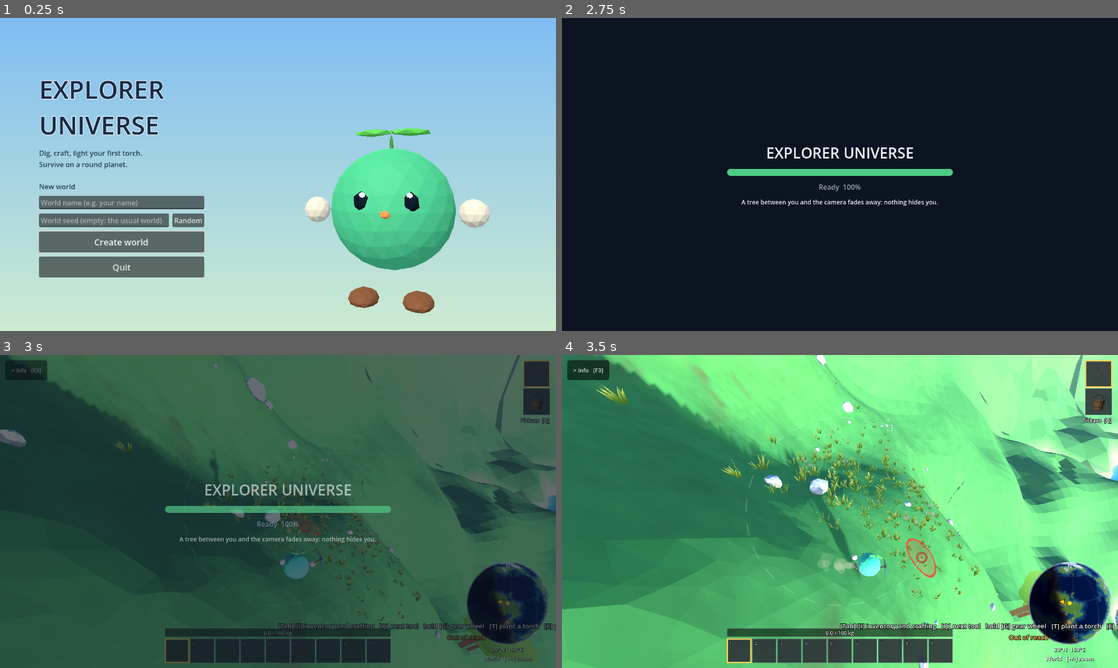
Above: before the commit, frames 1-4 (two rows, left to right).
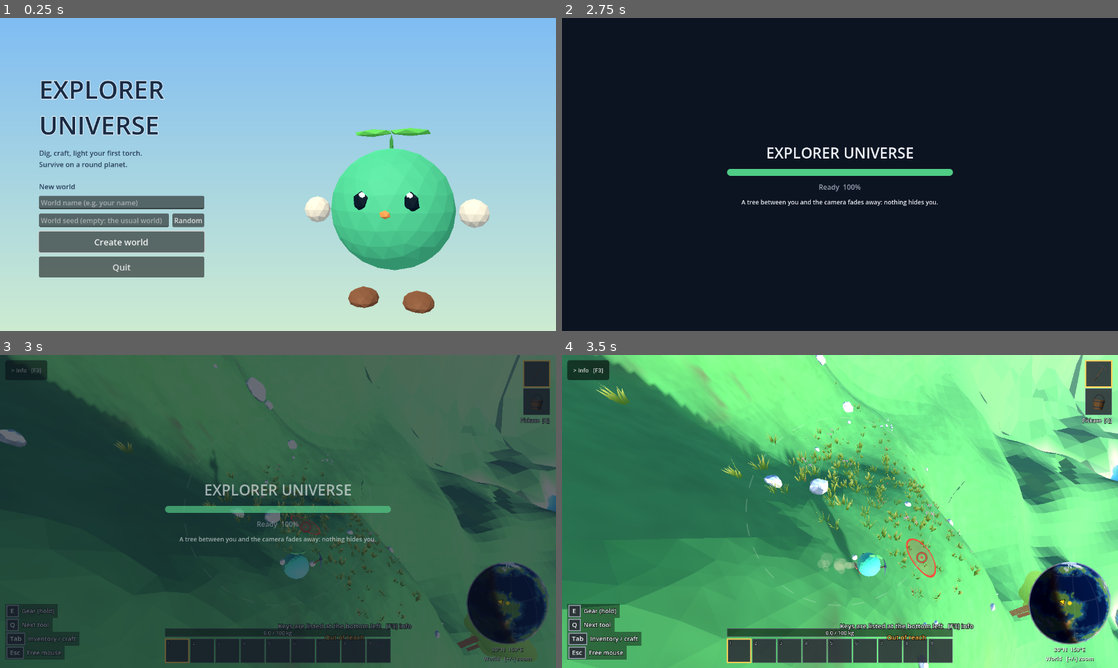
Above: after the commit, the same moments.

Repository: lambou/explorer-first-planet
Game: Godot game, scene res://src/boot/boot.tscn
Two runs of this game, one before a commit and one after it. Both use one fixed random seed, a clock stepped at 60 frames per second and the inputs below.
Inputs (mouse positions are in pixels of both pictures, inside the frame that each line leads up to):
- Up to frame 1 (0.25 s): no input
- Up to frame 2 (2.75 s): click (684, 202) at 0.52 s; type "Alex" at 0.6 s; click (667, 221) at 0.75 s; type "12" at 0.83 s; click "Random" at 1.25 s; tap Enter at 2 s; move the mouse to (962, 158) at 2.02 s; hold D from 2.03 s (still down); tap C at 2.1 s; click (962, 158) at 2.17 s; tap Space at 2.27, 2.57 s; tap E at 2.3 s
- Up to frame 3 (3 s): release D at 2.75 s; tap Space at 2.75 s; drag from (166, 527) to (250, 574) at 2.77 s
- Up to frame 4 (3.5 s): no input

Frames 1-2 are identical in both runs. In frame 3, 2.4% of the frame differs, in the area x 1-100%, y 79-98%; in frame 4, 2.8%, in the area x 0-100%, y 79-98%.

Commit message:
Gear wheel on E, collect with C inside a perimeter, on-screen key hints and collect ring; cave spawn moves to F4
Co-Authored-By: Claude Sonnet 5.5 <noreply@anthropic.com>

Diff:
--- a/src/main.gd
+++ b/src/main.gd
@@ -4,6 +4,7 @@
 const R := WorldConfig.PLANET_RADIUS
 const DAY_LENGTH := 480.0   # seconds for one full turn of the sun (at least 6 minutes)
 const REACH := 8.0
+const COLLECT_RADIUS := 3.0            # metres around the player inside which a collectible is ringed and [C] takes it
 const AXIAL_TILT := 23.4    # degrees: the planet's axis is tilted like the Earth's, which gives latitudes real days, seasons, polar day/night
 const YEAR_DAYS := 24.0     # a year lasts this many days
 
@@ -365,6 +366,13 @@
 	if aim.target.kind != "none":
 		cstate = 2 if not aim.target.in_reach else (3 if aim.target.kind == "rock" else 1)
 	hud.aim_overlay.update_state(_vcur, cstate, aiming, vsize * 0.5, vsize.y * PERIMETER)
+	# a collectible inside the collect perimeter is ringed on screen with the key that takes it
+	var spot := torches.nearest(player.global_position, COLLECT_RADIUS) if aiming else {}
+	if not spot.is_empty() and not cam.is_position_behind(spot.point):
+		var def := ToolCatalog.get_def(spot.id)
+		hud.hints.show_collect(cam.unproject_position(spot.point + player.global_position.normalized() * 0.5), "C", "Collect %s" % def.name.to_lower())
+	else:
+		hud.hints.hide_collect()
 	_tool_cd -= delta
 	kit.update(delta)
 	# one use per click: holding the button does not repeat. The tool swings first; the world changes when it lands (_on_tool_struck)
@@ -576,7 +584,7 @@
 		+ "%s\n" % physics.stats()
 		+ "%s   FPS %d\n\n" % ["FLY" if player.fly else "ROLL", Engine.get_frames_per_second()]
 		+ aim.describe(world)
-		+ "[WASD] move (relative to the camera)\n[Space] jump / swim up\n[Ctrl] dive\n[F] fly\n[R] respawn\n[C] cave spawn (Shift: sinkhole)\n[mouse] look around (the cross in the middle is the tool aim)\n[LMB] use the tool   [Esc] free the mouse\n[Q] next tool   [1-9] bar slot   [Tab / I] inventory\n[T] plant a torch   [E] pick it up\n[Shift+LMB] place stone (pickaxe)\n"
+		+ "[WASD] move (relative to the camera)\n[Space] jump / swim up\n[Ctrl] dive\n[F] fly\n[R] respawn\n[F4] cave spawn (Shift: sinkhole)\n[mouse] look around (the cross in the middle is the tool aim)\n[LMB] use the tool   [Esc] free the mouse\n[Q] next tool   [1-9] bar slot   [Tab / I] inventory\n[T] plant a torch   [C] collect it   hold [E] gear wheel\n[Shift+LMB] place stone (pickaxe)\n"
 		+ "[wheel / +/-] radar zoom\n[Ctrl+wheel] camera\n[Esc] free mouse")
 
 ## The nearest cave of either kind: a closed room (dark, fine) or a sinkhole floor open to the sky (daylight).
@@ -1149,11 +1157,11 @@
 	tool_user.plant_torch(aim.target)
 	autosave.request()
 
-## [E]: pick up the planted torch the mouse points at.
+## [C]: collect the planted torch inside the collect perimeter around the player (the one the ring on screen marks).
 func _pickup_torch() -> void:
 	if not _aiming:
 		return
-	var got := torches.pick_up(cam.project_ray_origin(_vcur), cam.project_ray_normal(_vcur), player.global_position, aim.reach)
+	var got := torches.pick_nearest(player.global_position, COLLECT_RADIUS)
 	if not got.is_empty():
 		kit.belt.add(got.id, 1, got.fuel)                  # it keeps the fuel it has left
 		autosave.request()
@@ -1177,8 +1185,8 @@
 func _use_tool(place: bool) -> String:
 	return tool_user.use("pickaxe", aim.target, player.global_position, place)
 
-## [C]: move to the floor of the nearest cave (open or closed; this becomes the respawn point too).
-## Shift+C: the nearest sinkhole floor (a shaft open to the sky).
+## [F4]: move to the floor of the nearest cave (open or closed; this becomes the respawn point too).
+## Shift+F4: the nearest sinkhole floor (a shaft open to the sky).
 func _spawn_in_cave() -> void:
 	var cs := _cave_spawn_from(player.global_position.normalized(), Input.is_key_pressed(KEY_SHIFT))
 	if cs == Vector3.ZERO:
@@ -1200,9 +1208,9 @@
 		match event.physical_keycode:
 			KEY_F: player.toggle_fly()
 			KEY_R: player.respawn()
-			KEY_C: _spawn_in_cave()
+			KEY_F4: _spawn_in_cave()
 			KEY_T: _place_torch()
-			KEY_E: _pickup_torch()
+			KEY_C: _pickup_torch()
 			KEY_ESCAPE: _mouse_freed = true                          # give the mouse back (click in the window to take it again)
 	elif event is InputEventMouseButton and event.pressed and _mouse_freed and not hud.menu_open():
 		_mouse_freed = false                                       # this click only takes the mouse back: no swing
--- a/src/tools/tool_catalog.gd
+++ b/src/tools/tool_catalog.gd
@@ -15,8 +15,8 @@
 	for t: ToolDef in [
 		ToolDef.make("pickaxe", "Pickaxe", ToolDef.MINE, "Dig the ground, break rocks, chop trees"),
 		ToolDef.make("bucket", "Bucket", ToolDef.SCOOP, "Scoop water (holds %d litres)" % BUCKET_LITRES),
-		ToolDef.make("torch", "Fuel Torch", ToolDef.LIGHT, "Big torch, burns 15 minutes. [T] plants it where you point, [E] picks it up again"),
-		ToolDef.make("torch_bundle", "Bundle Torch", ToolDef.LIGHT, "Small torch, burns 5 minutes. [T] plants it where you point, [E] picks it up again"),
+		ToolDef.make("torch", "Fuel Torch", ToolDef.LIGHT, "Big torch, burns 15 minutes. [T] plants it where you point, [C] collects it again"),
+		ToolDef.make("torch_bundle", "Bundle Torch", ToolDef.LIGHT, "Small torch, burns 5 minutes. [T] plants it where you point, [C] collects it again"),
 	]:
 		if t.id == "torch":
 			t.burn_seconds = 900.0                        # the coal-wrapped torch: big, burns 15 minutes
--- a/src/torches/placed_torches.gd
+++ b/src/torches/placed_torches.gd
@@ -72,6 +72,31 @@
 	_remove(best)
 	return got
 
+## The planted torch nearest to `from` within `radius` metres (the collect perimeter): {"point", "id", "fuel"}, or {}.
+func nearest(from: Vector3, radius: float) -> Dictionary:
+	var best := -1
+	var best_d := radius
+	for i in _list.size():
+		var d: float = (_list[i].point as Vector3).distance_to(from)
+		if d <= best_d:
+			best_d = d
+			best = i
+	if best < 0:
+		return {}
+	return {"point": _list[best].point, "id": _list[best].id, "fuel": _list[best].fuel}
+
+## Collect the nearest torch within the perimeter (removed from the world): {"id", "fuel"}, or {}.
+func pick_nearest(from: Vector3, radius: float) -> Dictionary:
+	var n := nearest(from, radius)
+	if n.is_empty():
+		return {}
+	for i in _list.size():
+		if (_list[i].point as Vector3) == (n.point as Vector3):
+			var got := {"id": _list[i].id, "fuel": _list[i].fuel}
+			_remove(i)
+			return got
+	return {}
+
 ## The planted torches as plain data (for the save), and back.
 func to_data() -> Array:
 	var out: Array = []
--- a/src/ui/gear_wheel.gd
+++ b/src/ui/gear_wheel.gd
@@ -1,7 +1,7 @@
 class_name GearWheel
 extends Control
-## The quick gear menu (hold [G], like Resident Evil 4's item wheel): the tools in a ring around the screen centre. Point at one
-## and release [G] (or click it) to take it in hand. The mouse is free while it is open, so nothing is swung.
+## The quick gear menu (hold [E], like Resident Evil 4's item wheel): the tools in a ring around the screen centre. Point at one
+## and release [E] (or click it) to take it in hand. The mouse is free while it is open, so nothing is swung.
 ## Display and choice only: it reads the Toolbelt and tells whoever owns it which tool was picked.
 
 signal picked(index: int)
@@ -92,4 +92,4 @@
 		var d := ToolCatalog.get_def(_belt.tools[shown])
 		UiTheme.text(self, c + Vector2(-120, -6), d.name, 20, UiTheme.SELECTED if _hover >= 0 else UiTheme.TEXT, HORIZONTAL_ALIGNMENT_CENTER, 240)
 		UiTheme.text(self, c + Vector2(-120, 18), d.hint, 12, UiTheme.TEXT_DIM, HORIZONTAL_ALIGNMENT_CENTER, 240)
-	UiTheme.text(self, c + Vector2(-200, RING + ICON + 24), "Point and release [G] / click to equip   -   right click or Esc to cancel", 12, UiTheme.TEXT_DIM, HORIZONTAL_ALIGNMENT_CENTER, 400)
+	UiTheme.text(self, c + Vector2(-200, RING + ICON + 24), "Point and release [E] / click to equip   -   right click or Esc to cancel", 12, UiTheme.TEXT_DIM, HORIZONTAL_ALIGNMENT_CENTER, 400)
--- a/src/ui/hud.gd
+++ b/src/ui/hud.gd
@@ -18,6 +18,7 @@
 var menu: InventoryMenu
 var toasts: ToastFeed
 var gear: GearWheel
+var hints: KeyHints
 var _kit: PlayerKit
 
 func _ready() -> void:
@@ -58,6 +59,8 @@
 	add_child(menu)
 	menu.message.connect(toasts.push)
 	menu.closed.connect(func() -> void: set_menu_open(false))
+	hints = KeyHints.new()
+	add_child(hints)
 	gear = GearWheel.new()
 	add_child(gear)
 
@@ -72,7 +75,21 @@
 	kit.harvester.gathered.connect(_on_gathered)
 	kit.torch_burnt_out.connect(func() -> void: toasts.push("Your torch burnt out", UiTheme.WARN))
 	kit.belt.selected.connect(func(id: String) -> void: toasts.push(ToolCatalog.get_def(id).name))
-	toasts.push("[Tab]/[I] inventory and crafting   [Q] next tool   hold [G] gear wheel   [T] plant a torch   [E] pick it up   [F3] info   [Esc] mouse")
+	toasts.push("Keys are listed at the bottom left   [F3] info")
+
+## The key caps at the bottom left: only what can be done now (no torch in the bag, no [T]).
+func _process(_delta: float) -> void:
+	if _kit == null:
+		return
+	var keys: Array = []
+	if not menu_open():
+		keys.append(["E", "Gear (hold)"])
+		keys.append(["Q", "Next tool"])
+		keys.append(["Tab", "Inventory / craft"])
+		if _kit.belt.torch_to_plant() != "":
+			keys.append(["T", "Plant torch"])
+		keys.append(["Esc", "Free mouse"])
+	hints.set_keys(keys)
 
 func toggle_info() -> void:
 	_label.visible = not _label.visible
@@ -111,9 +128,9 @@
 
 ## `_input`, not `_unhandled_input`: the UI's own focus handling (Tab walks the buttons) must never swallow these keys.
 func _input(event: InputEvent) -> void:
-	if enabled and _kit != null and event is InputEventKey and event.physical_keycode == KEY_G and not event.echo:
+	if enabled and _kit != null and event is InputEventKey and event.physical_keycode == KEY_E and not event.echo:
 		if event.pressed and not menu.visible and not gear.visible:
-			gear.open()                                     # hold [G]: the gear wheel, release on a tool to equip it
+			gear.open()                                     # hold [E]: the gear wheel, release on a tool to equip it
 		elif not event.pressed and gear.visible:
 			gear.close(true)
 		return
--- /dev/null
+++ b/src/ui/key_hints.gd
@@ -0,0 +1,66 @@
+class_name KeyHints
+extends Control
+## Keys on the screen itself: a column of key caps with what they do (bottom left), and, over anything the player can
+## collect within reach, a pulsing ring with the key to press. Display only: the Hud / Main say what to show.
+
+const CAP := 26.0
+
+var _keys: Array = []                  # [[key text, what it does], ...]
+var _mark_on := false
+var _mark_pos := Vector2.ZERO
+var _mark_key := ""
+var _mark_text := ""
+var _t := 0.0
+
+func _init() -> void:
+	mouse_filter = Control.MOUSE_FILTER_IGNORE
+	set_anchors_preset(Control.PRESET_FULL_RECT)
+
+func set_keys(keys: Array) -> void:
+	if keys != _keys:
+		_keys = keys
+		queue_redraw()
+
+## A collectible is within reach: ring it at `pos` (screen) and name the key that collects it.
+func show_collect(pos: Vector2, key: String, text: String) -> void:
+	_mark_on = true
+	_mark_pos = pos
+	_mark_key = key
+	_mark_text = text
+
+func hide_collect() -> void:
+	if _mark_on:
+		_mark_on = false
+		queue_redraw()
+
+func _process(delta: float) -> void:
+	_t += delta
+	if _mark_on:
+		queue_redraw()
+
+func _draw() -> void:
+	var y := size.y - 16.0
+	for i in range(_keys.size() - 1, -1, -1):
+		y -= CAP + 6.0
+		_cap(Vector2(16, y), _keys[i][0], _keys[i][1])
+	if _mark_on:
+		var pulse := 0.5 + 0.5 * sin(_t * 5.0)
+		draw_arc(_mark_pos, 26.0 + pulse * 5.0, 0.0, TAU, 40, Color(UiTheme.SELECTED, 0.55 + 0.4 * pulse), 3.0)
+		draw_arc(_mark_pos, 18.0, 0.0, TAU, 32, Color(1, 1, 1, 0.5), 1.5)
+		_cap(_mark_pos + Vector2(-CAP * 0.5, 40.0), _mark_key, _mark_text, true)
+
+## One key cap with its label to the right (or, centred under the point, for the collect prompt).
+func _cap(pos: Vector2, key: String, text: String, centred: bool = false) -> void:
+	var font := UiTheme.font()
+	var w := maxf(CAP, font.get_string_size(key, HORIZONTAL_ALIGNMENT_LEFT, -1, 15).x + 14.0)
+	var r := Rect2(pos, Vector2(w, CAP))
+	var label_w := font.get_string_size(text, HORIZONTAL_ALIGNMENT_LEFT, -1, 14).x
+	if centred:
+		r.position.x = _mark_pos.x - (w + 8.0 + label_w) * 0.5
+		draw_rect(Rect2(r.position - Vector2(6, 4), Vector2(w + label_w + 22.0, CAP + 8.0)), Color(0, 0, 0, 0.55))
+	else:
+		draw_rect(Rect2(r.position - Vector2(4, 3), Vector2(w + label_w + 20.0, CAP + 6.0)), Color(0, 0, 0, 0.42))
+	draw_rect(r, UiTheme.SLOT_BG)
+	draw_rect(r, UiTheme.SELECTED if centred else UiTheme.TEXT_DIM, false, 2.0)
+	draw_string(font, r.position + Vector2(0, CAP * 0.5 + 5.5), key, HORIZONTAL_ALIGNMENT_CENTER, w, 15, UiTheme.TEXT)
+	UiTheme.text(self, r.position + Vector2(w + 8.0, CAP * 0.5 + 5.0), text, 14, UiTheme.TEXT)
Not shown, changed: docs/SURVIVAL_PLAN.md
